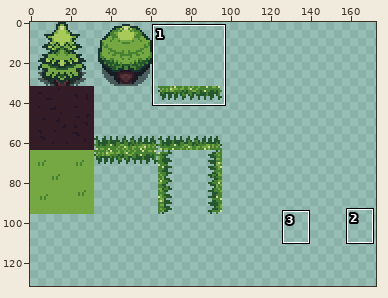
File history of a sprite sheet, examples/games/forest game/tileset.png. Above: a wide view before the commit, with the close-up outlined.
Close-up. First the earlier version:
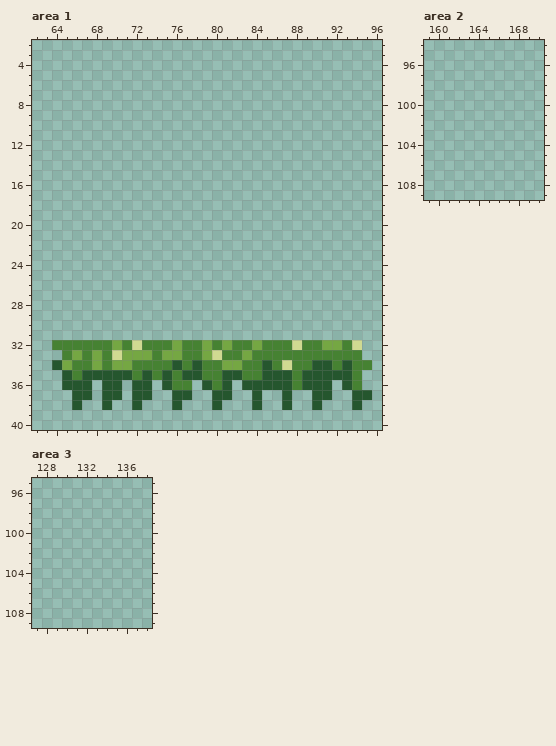
The file is 1024x1024 pixels. Colours within 5 levels of each other are drawn and written as one. Shown: area 1: x 62..96, y 2..40; area 2: x 159..170, y 94..109; area 3: x 127..138, y 95..109. The wide view leaves out empty margins. The commit also changed other parts of the picture, which this record leaves out.
The same view after the edit:
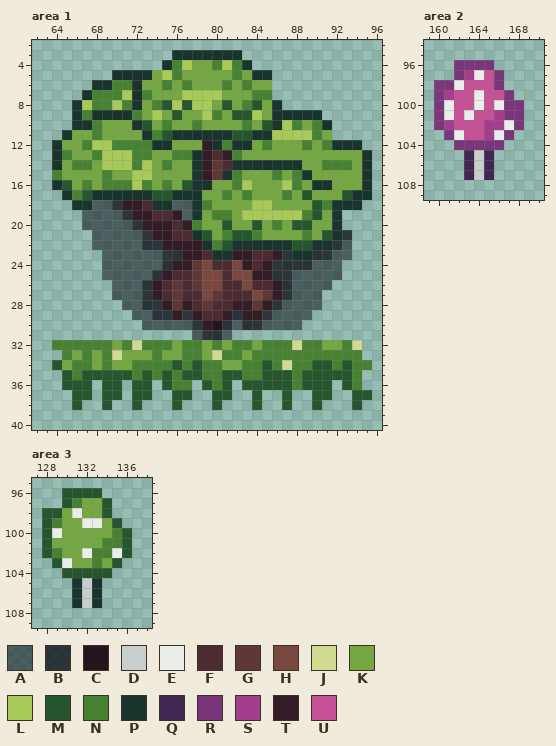
Palette (. is transparent): A #090a1486  B #090a14c2  C #24141e  D #c7cfcc  E #ebede9  F #4d2b32  G #5f3736  H #7a4841  J #d0da91  K #75a743  L #a8ca58  M #25562e  N #468232  P #19332d  Q #402751  R #7a367b  S #a23e8c  T #341c27  U #c65197
Change:
Changed rows in their new state; - is an unchanged pixel.
Area 1:
first column x 64:
 3 ------------PPPPPPP-------------
 4 -----------PNLKKNLNP------------
 5 ------PPPPKLNKKKKKNKPP----------
 6 ----PPNNPKKNKNKKKNKNKK----------
 7 ---PNNNLPNKKKLLLLKKKNN----------
 8 --PLNNLNPKNMLMLLKMKNMKP---------
 9 --PNPPPPNKLKMKKLNKMMLKPPPPP-----
10 --PPNKKKPMKNKKNKKKKNKMPLNKNP----
11 -PKKNKKKKPNMPPPPPPMMPPLLLLNK----
12 PKKNLLNNNNPPKKKTPNPPKNKKKNKNPPP-
13 PNKKNLLLNNKKNNPTFTNKKKKKKKKKKKKP
14 PKNNKLLLNLKNKKPTGFPPPPPPPKKNNNKP
15 NKKKKNKKLLKKKKPTGPNKKKNKNPKKKKKP
16 PMKNKNNNLNKNKMPPKKNLKKKLNKPPKKKP
17 -PNMPPPPPPMMPPPKKNKNKKKNKMKKKMPP
18 --PPAABTTFPPAAPNKKKKLLKKKKMNPPP-
19 ---AAAABTTFFTAPKNNKLLLLLLNMKP---
20 ---AAAAABTTTFTNKKMKKMKNKMMKKP---
21 ----AAAAABTTFFPMKNMMNKKKKNKMPB--
22 ----AAAAABBTTTTPNMPPPPPPMMPPBA--
23 -----AAAAAABBTTFPPTTFFTBPPBBAA--
24 -----AAAAAABTTGHFFHTFTBBBBAAA---
25 -----AAAAABTFFGHHFHHTTBBAAAAA---
26 ------AAABTFGFGHHFFHFFTBAAAA----
27 ------AAABTFGFFHGFFFHGTBAAA-----
28 -------AABBTGTFGFFTTGTBAAAA-----
29 --------AABBTBTFFTBTTBAAAA------
30 ---------AAAAABTCBABBAAAA-------
31 --------------ABBA--------------
Area 2:
first column x 160:
 96 --RRRR---
 97 --RSEUR--
 98 RREUUUR--
 99 RSUUEUUR-
100 REUUEUERR
101 REUEUUSRR
102 RSUUUSSER
103 -REUUSER-
104 --RRRRR--
105 ---QDQ---
106 ---QDQ---
107 ---QDQ---
Area 3:
first column x 128:
 96 --MMMM---
 97 --MNKKM--
 98 MMKEKKM--
 99 MNKKEEKM-
100 MEKKKKKNM
101 MKKKKKNNM
102 MNKKENNEM
103 -MEKKNKM-
104 --MMMMM--
105 ---PDP---
106 ---PDP---
107 ---PDP---
Pixel boxes of the changes (left, top, right, bottom) in both close-ups:
added: (52, 50, 372, 340)
added: (434, 60, 524, 180)
added: (42, 488, 132, 608)
